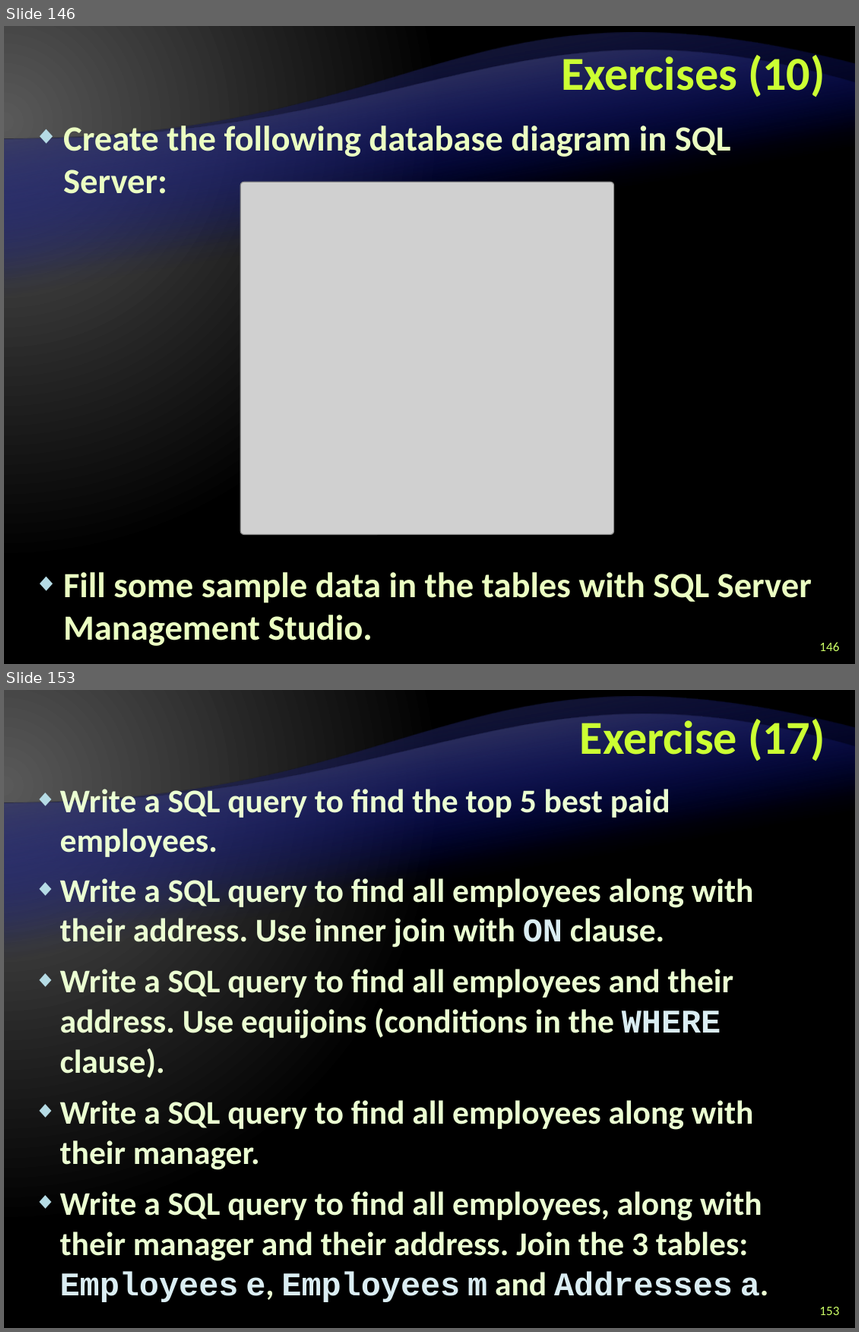
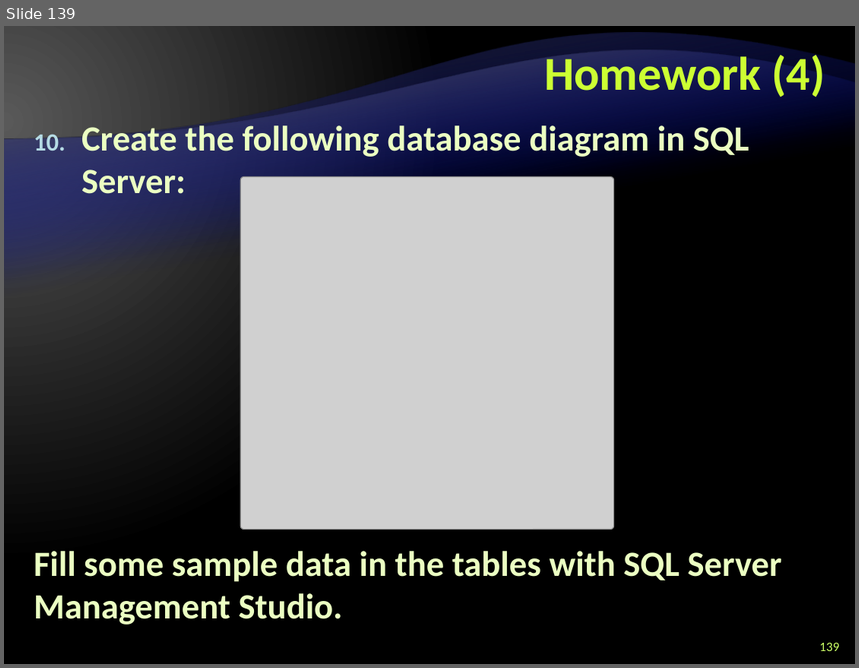
Before and after one commit to Lockheed01/aspnet-mvc-course, a slide deck: Lectures/5. Databases, SQL and MS SQL Server/Databases, SQL and MS SQL Server.pptx. Shown one above the other, each under a label of ours: slides 146 and 153 before the commit, slide 139 after it; the slides between them are not shown. The pictures are 859x1332 and 859x668 pixels, drawn with LibreOffice and Linux fonts; fonts in the diff are those of the drawing; grey boxes stand for pictures; background and template pictures are left out. Boxes give left, top, right and bottom in pixels: in the first picture for what was removed or moved away, otherwise in the second. Text is boxed around its words. In the diff, an @@ line names an element or a change of style, - is before the commit and + after.

```diff
--- a/Lectures/5. Databases, SQL and MS SQL Server/Databases, SQL and MS SQL Server.pptx
+++ b/Lectures/5. Databases, SQL and MS SQL Server/Databases, SQL and MS SQL Server.pptx
@@ slide 153 removed at (x1=4, y1=690, x2=855, y2=1328), background gradient #595959 to #000000; not listed: 2 template elements that a slide beside it also shows @@
@@ title removed at (x1=580, y1=714, x2=826, y2=761) @@
-Exercise (17)
@@ text removed at (x1=60, y1=785, x2=769, y2=1303) @@
-◆ Write a SQL query to find the top 5 best paid employees.
-◆ Write a SQL query to find all employees along with their address. Use inner join with ON clause.
-◆ Write a SQL query to find all employees and their address. Use equijoins (conditions in the WHERE clause).
-◆ Write a SQL query to find all employees along with their manager.
-◆ Write a SQL query to find all employees, along with their manager and their address. Join the 3 tables: Employees e, Employees m and Addresses a.
@@ page number removed at (x1=819, y1=1307, x2=839, y2=1315) @@
-153
@@ what was slide 146 is now slide 139 @@
@@ slide 139 changed as well @@
@@ title at (x1=544, y1=50, x2=826, y2=97): text changed @@
-Exercises (10)
+Homework (4)
@@ text "Create the following database diagram ..." at (x1=34, y1=121, x2=782, y2=625): bullet ◆ to 1.; line spacing 1 to 36pt; bullet ◆ to none @@
@@ picture moved from (x1=240, y1=182, x2=614, y2=534) to (x1=240, y1=176, x2=614, y2=529) @@
@@ page number at (x1=819, y1=643, x2=839, y2=651): text changed @@
-146
+139
```
Also in this commit, not shown: 3 other slides changed, 13 other slides removed.
